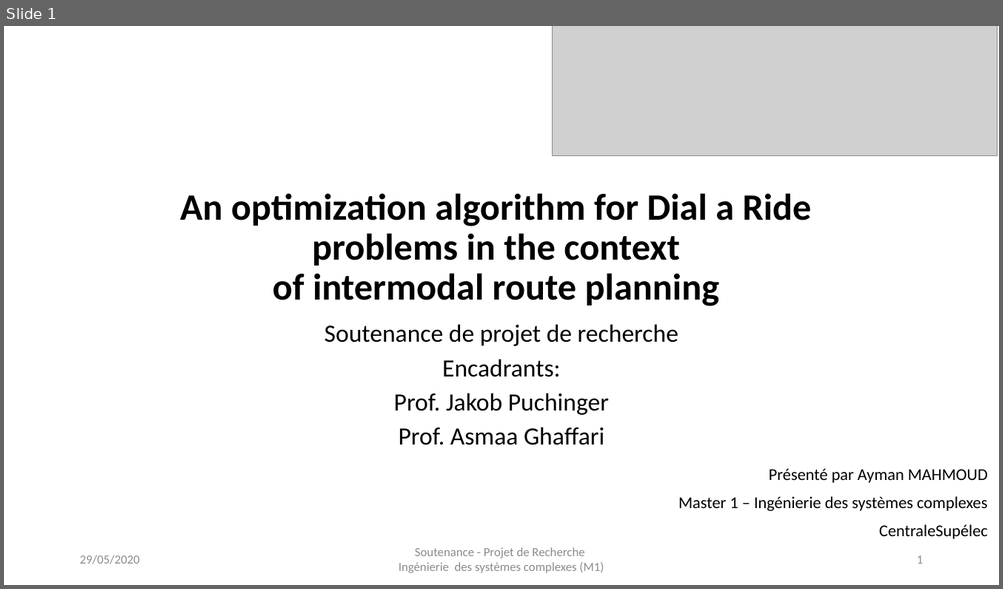
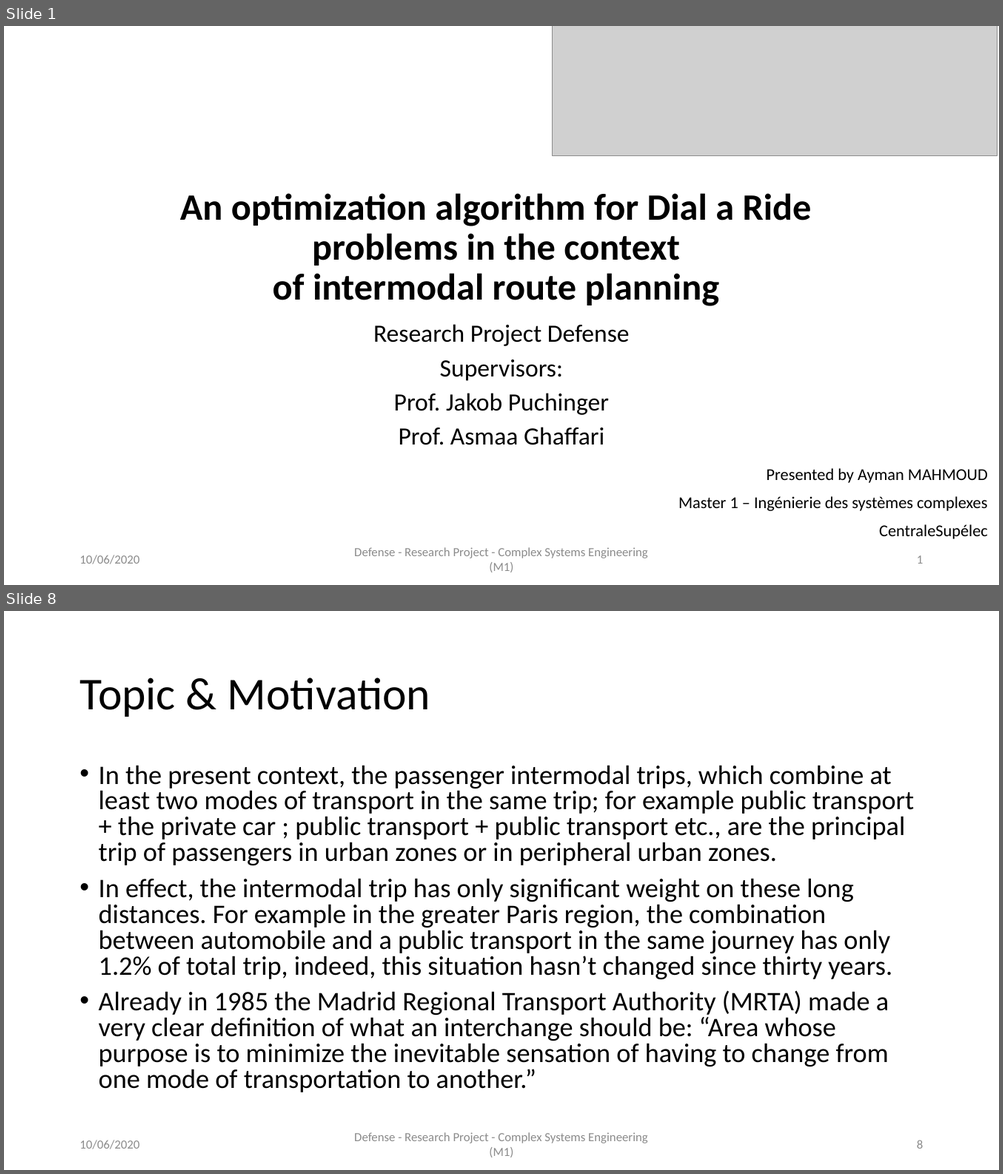
Before and after one commit to AymanABDELHAMID/OD_MTO_DARP, a slide deck: Presentation/presentation_AymanMahmoud.pptx. Shown one above the other, each under a label of ours: slide 1 before the commit, slides 1 and 8 after it; the slides between them are not shown. The pictures are 1003x589 and 1003x1174 pixels, drawn with LibreOffice and Linux fonts; fonts in the diff are those of the drawing; grey boxes stand for pictures. Boxes give left, top, right and bottom in pixels: in the first picture for what was removed or moved away, otherwise in the second. Text is boxed around its words. In the diff, an @@ line names an element or a change of style, - is before the commit and + after.

```diff
--- a/Presentation/presentation_AymanMahmoud.pptx
+++ b/Presentation/presentation_AymanMahmoud.pptx
@@ slide 8 added at [4, 611, 999, 1170], background #FFFFFF @@
@@ title added at [79, 678, 430, 717], 44 pt, text #000000 @@
+Topic & Motivation
@@ text added at [99, 765, 914, 1093], 25.9 pt, text #000000 @@
+• In the present context, the passenger intermodal trips, which combine at least two modes of transport in the same trip; for example public transport + the private car ; public transport + public transport etc., are the principal trip of passengers in urban zones or in peripheral urban zones.
+• In effect, the intermodal trip has only significant weight on these long distances. For example in the greater Paris region, the combination between automobile and a public transport in the same journey has only 1.2% of total trip, indeed, this situation hasn’t changed since thirty years.
+• Already in 1985 the Madrid Regional Transport Authority (MRTA) made a very clear definition of what an interchange should be: “Area whose purpose is to minimize the inevitable sensation of having to change from one mode of transportation to another.”
@@ text added at [79, 1140, 139, 1150], 12 pt, text #8C8C8C @@
+10/06/2020
@@ text added at [354, 1133, 648, 1158], 12 pt, text #8C8C8C @@
+Defense - Research Project - Complex Systems Engineering (M1)
@@ page number added at [916, 1140, 922, 1149], 12 pt, text #8C8C8C @@
+8
@@ slide 1 changed as well @@
@@ subtitle at [373, 324, 629, 381]: text changed @@
-Soutenance de projet de recherche
-Encadrants:
+Research Project Defense
+Supervisors:
@@ text at [766, 469, 987, 483]: text changed @@
-Présenté par Ayman MAHMOUD
+Presented by Ayman MAHMOUD
@@ text at [79, 555, 139, 565]: text changed @@
-29/05/2020
+10/06/2020
@@ text at [354, 548, 648, 573]: text changed @@
-Soutenance - Projet de Recherche
-Ingénierie des systèmes complexes (M1)
+Defense - Research Project - Complex Systems Engineering (M1)
```
Also in this commit, not shown: 9 other slides changed, 21 other slides added, 8 slides removed, 3 other files.
